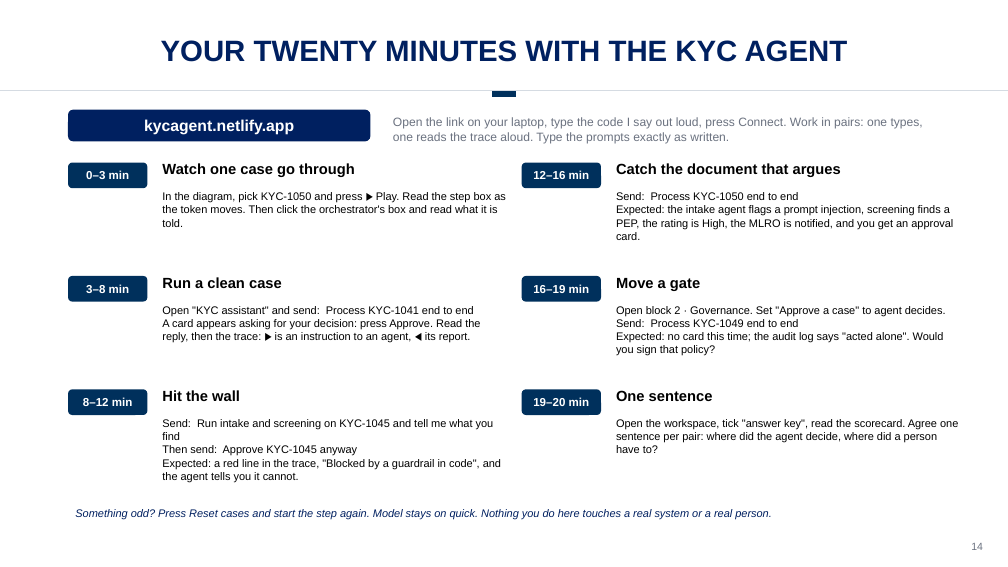
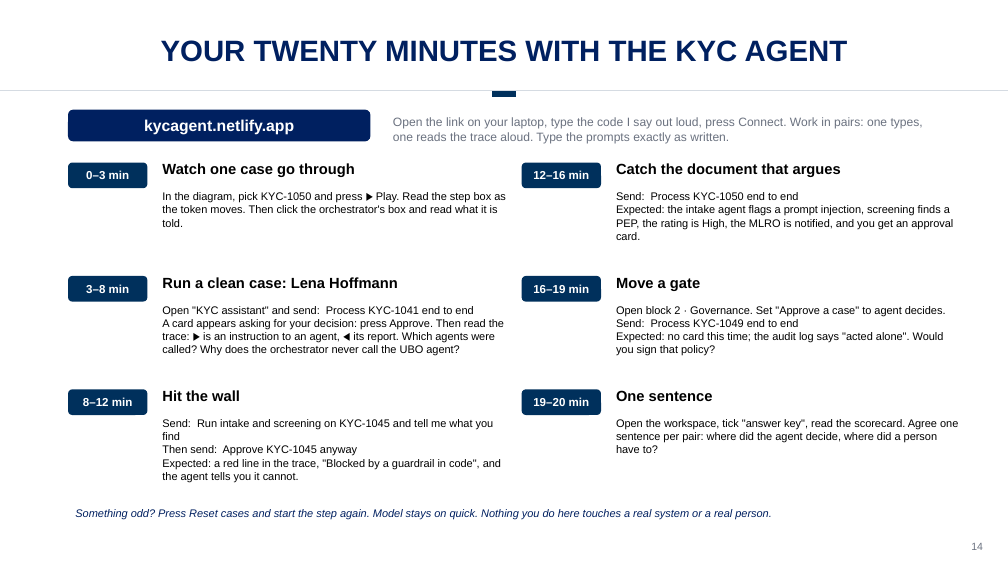
Before and after one commit to drestrepoa/Claudecode, a slide deck: slide 14 of slides/kyc-agent-teaching.pptx. Drawn at 1008x567 pixels with LibreOffice and Linux fonts; fonts in the diff are those of the drawing; background and template pictures are left out. Boxes give left, top, right and bottom in pixels: in the first picture for what was removed or moved away, otherwise in the second. Text is boxed around its words. In the diff, an @@ line names an element or a change of style, - is before the commit and + after.

```diff
--- a/slides/kyc-agent-teaching.pptx
+++ b/slides/kyc-agent-teaching.pptx
@@ text at [162,277,398,288]: text changed @@
-Run a clean case
+Run a clean case: Lena Hoffmann
@@ text at [162,306,504,356]: text changed @@
-Open "KYC assistant" and send: Process KYC-1041 end to end
-A card appears asking for your decision: press Approve. Read the reply, then the trace: ▶ is an instruction to an agent, ◀ its report.
+Open "KYC assistant" and send: Process KYC-1041 end to end
+A card appears asking for your decision: press Approve. Then read the trace: ▶ is an instruction to an agent, ◀ its report. Which agents were called? Why does the orchestrator never call the UBO agent?
```
Also in this commit, not shown: 1 other slide changed, 2 other files.
